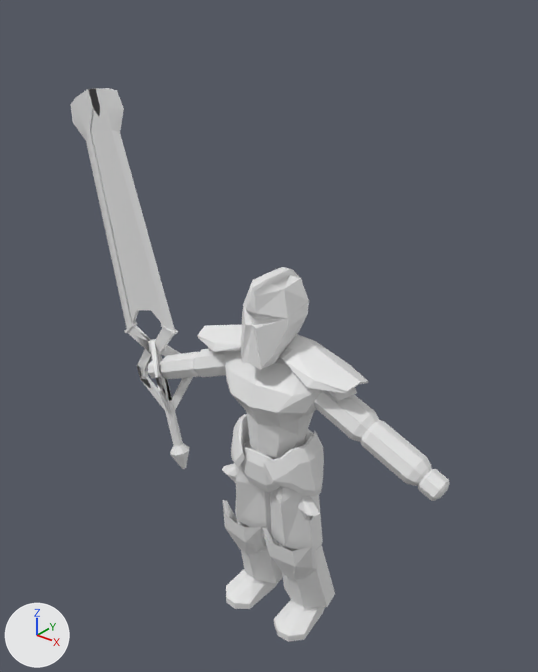
Before and after pictures for a commit that changed the FBX model Assets/Player/Animation/Greatsword/Player_LongSword_Model.fbx.
Before and after are seen from a camera (50 mm lens) standing at (2.2, -2.86, 3.63) and looking at (-0.17, 0.1, 1.8). Lighting does not change. The marker at lower left points along +X, +Y and +Z. The first picture is the older version. Where no turn or scale is listed for an object, it has been applied to the vertices. Vertices at exactly the same position are counted once.

In view in the first picture: 'Cube', 'Model_Calf.L', 'Model_Calf.R', 'Model_Chest', 'Model_Foot.L', 'Model_Hand.L', 'Model_Hand.R', 'Model_Head', 'Model_Hip', 'Model_LowerArm.L', 'Model_LowerArm.R', 'Model_Shoulders', 'Model_Thigh.L', 'Model_Thigh.R', 'Model_UpperArm.L', 'Model_UpperArm.R' and 1 more.
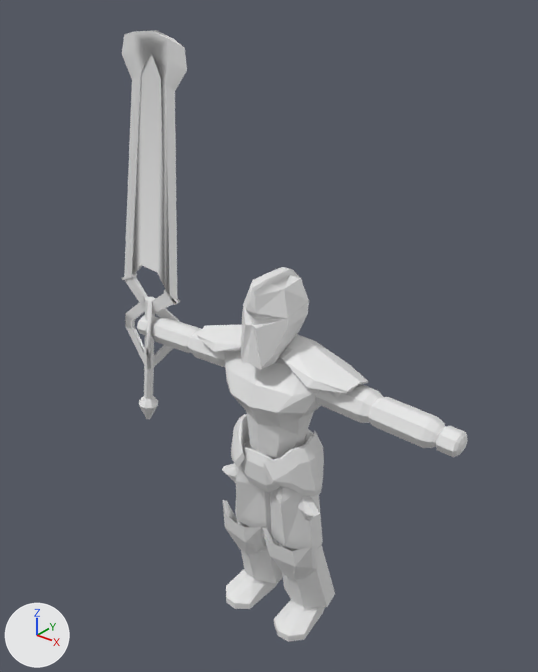
Where the newer file only moved an object's origin or applied its transform, the numbers keep the older frame.

Patch to the scene script:
```diff
--- a/Assets/Player/Animation/Greatsword/Player_LongSword_Model.fbx.py
+++ b/Assets/Player/Animation/Greatsword/Player_LongSword_Model.fbx.py
@@ me_cube_003 @@
 # used by ob_cube; location = (-0.91, -0.028, 1.16)
-me_cube_003.from_pydata(...)  # 154 vertices, 340 faces; spans x -0.71..0.16, y -0.15..0.16, z -0.47..1.89
+me_cube_003.from_pydata(...)  # 154 vertices, 340 faces; spans x -0.34..0.28, y -0.15..0.16, z -0.21..2.21
+# me_cube_003 part 1: the whole mesh is turned 20.7 degrees about the y axis through its middle, then moved by (0.13, 0.0, 0.33)
 me_cube_003.materials.append(mat_material)
@@ ob_model_lowerarm_r @@
 ob_model_lowerarm_r = bpy.data.objects.new('Model_LowerArm.R', me_cylinder_011)
-ob_model_lowerarm_r.location = (0.734, -0.024, 1.468)
-ob_model_lowerarm_r.rotation_euler = (0.0, 0.000122, 0.0)  # degrees (0, 0, 0)
+ob_model_lowerarm_r.location = (0.595, -0.024, 1.142)
+ob_model_lowerarm_r.rotation_euler = (0.0, 0.362, 0.0)  # degrees (0, 21, 0)
@@ ob_model_upperarm_r @@
 ob_model_upperarm_r = bpy.data.objects.new('Model_UpperArm.R', me_cylinder_013)
-ob_model_upperarm_r.location = (0.421, -0.024, 1.601)
-ob_model_upperarm_r.rotation_euler = (0.0, -0.000123, 0.0)  # degrees (0, 0, 0)
+ob_model_upperarm_r.location = (0.35, -0.024, 1.377)
+ob_model_upperarm_r.rotation_euler = (0.0, 0.362, 0.0)  # degrees (0, 21, 0)
@@ ob_model_lowerarm_l @@
 ob_model_lowerarm_l = bpy.data.objects.new('Model_LowerArm.L', me_cylinder_010)
-ob_model_lowerarm_l.location = (0.734, -0.024, 1.468)
-ob_model_lowerarm_l.rotation_euler = (0.0, 0.000619, 0.0)  # degrees (0, 0, 0)
+ob_model_lowerarm_l.location = (0.778, -0.024, 1.662)
+ob_model_lowerarm_l.rotation_euler = (0.0, -0.361, 0.0)  # degrees (0, -21, 0)
@@ ob_model_hand_r @@
 ob_model_hand_r = bpy.data.objects.new('Model_Hand.R', me_cylinder_009)
-ob_model_hand_r.location = (0.964, -0.024, 1.371)
+ob_model_hand_r.location = (0.776, -0.024, 0.97)
+ob_model_hand_r.rotation_euler = (0.0, 0.362, 0.0)  # degrees (0, 21, 0)
@@ ob_model_upperarm_l @@
 ob_model_upperarm_l = bpy.data.objects.new('Model_UpperArm.L', me_cylinder_012)
-ob_model_upperarm_l.location = (0.421, -0.024, 1.601)
-ob_model_upperarm_l.rotation_euler = (0.0, -0.000596, 0.0)  # degrees (0, 0, 0)
+ob_model_upperarm_l.location = (0.438, -0.024, 1.676)
+ob_model_upperarm_l.rotation_euler = (0.0, -0.363, 0.0)  # degrees (0, -21, 0)
@@ ob_model_hand_l @@
 ob_model_hand_l = bpy.data.objects.new('Model_Hand.L', me_cylinder_007)
-ob_model_hand_l.location = (0.964, -0.024, 1.371)
+ob_model_hand_l.location = (1.027, -0.024, 1.653)
+ob_model_hand_l.rotation_euler = (0.0, -0.362, 0.0)  # degrees (0, -21, 0)
```

What differs and where, as boxes (x1, y1, x2, y2) in the pictures (538 x 672 px):
'Cube', moved, turned
    before: (70, 88, 193, 469)
    after: (122, 30, 187, 419)
'Model_LowerArm.L', moved, turned
    before: (360, 420, 432, 486)
    after: (368, 397, 446, 448)
'Model_UpperArm.L', moved, turned
    before: (314, 390, 379, 442)
    after: (315, 384, 383, 423)
'Model_LowerArm.R', moved, turned
    before: (159, 352, 200, 379)
    after: (151, 318, 202, 353)
'Model_Hand.L', moved, turned
    before: (418, 469, 449, 501)
    after: (435, 426, 468, 457)
'Model_UpperArm.R', moved, turned
    before: (193, 349, 226, 377)
    after: (188, 330, 225, 367)
'Model_Hand.R', moved, turned
    before: (147, 359, 163, 378)
    after: (137, 315, 160, 336)
